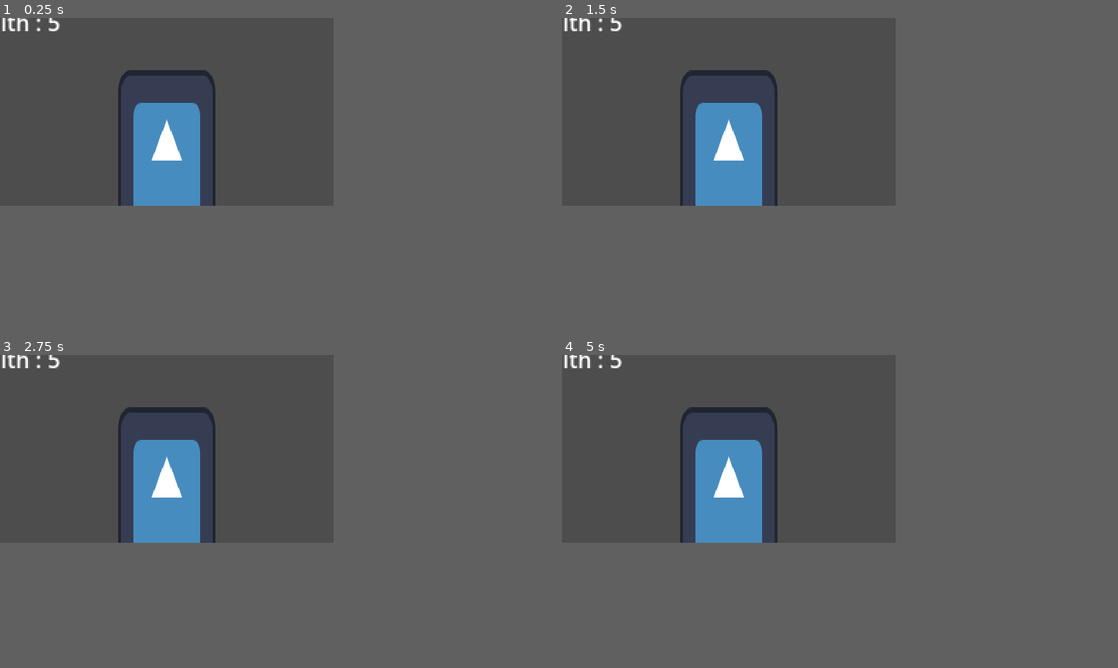
Above: before the commit, frames 1-4 (two rows, left to right).
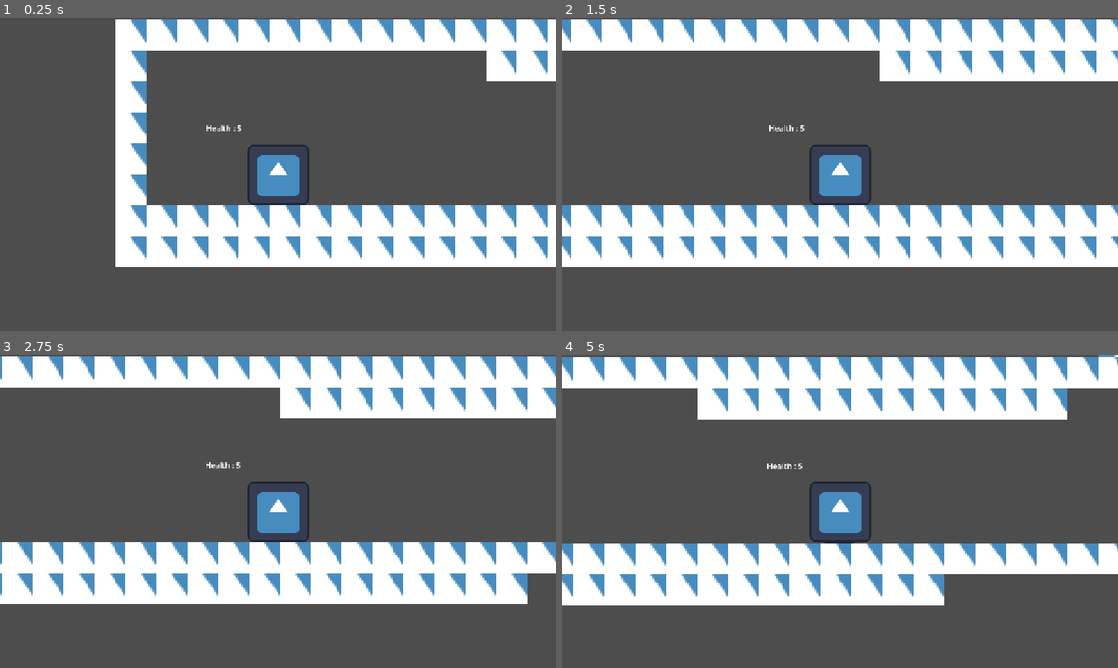
Above: after the commit, the same moments.

Repository: Approxamatrix/Ug-gamejam-summer-2025
Game: Godot game, scene res://Scenes/Levels/test.tscn
Same seed, same stepped clock (60 frames per second), same inputs: the game is played once before the commit and once after it. The engine's default icon, where the game draws it, is replaced by a stand-in: a white triangle on a blue panel in a dark square.
Inputs:
- Up to frame 1 (0.25 s): no input
- Up to frame 2 (1.5 s): tap Enter at 0.5 s; hold Shift (Dash) 0.53-1.28 s; hold D (MoveRight) from 0.53 s (still down); tap Space (Jump) at 0.77 s; tap / (Shield) at 1.35 s
- Up to frame 3 (2.75 s): tap Space (Jump) at 1.52 s; release D (MoveRight) at 2.03 s; hold A (MoveLeft) from 2.03 s (still down); tap , (Shoot) at 2.1 s
- Up to frame 4 (5 s): release A (MoveLeft) at 2.78 s; hold D (MoveRight) 2.78-4.28 s; tap Shift (Dash) at 2.85 s; tap Space (Jump) at 3.02, 3.77, 4.52 s; tap / (Shield) at 3.6 s; hold A (MoveLeft) from 4.28 s (still down); tap , (Shoot) at 4.35 s
The window is 480x270 before the commit and 800x450 after it. Grey fills any space a smaller window leaves; there, only what the larger window draws over its background counts as a difference.

The runs differ from the first frame. In frame 1, 32% of the frame differs, in the area x 0-100%, y 0-80%; in frame 2, 40%; in frame 3, 40%; in frame 4, 39%.

Commit message:
fixed the player's jittering issue

Diff:
--- /dev/null
+++ b/Scenes/Entities/FakePlayer.tscn
@@ -0,0 +1,8 @@
+[gd_scene load_steps=3 format=3 uid="uid://bbh3eqqbdtvwn"]
+
+[ext_resource type="Texture2D" uid="uid://c6uir1mqtm15g" path="res://icon.svg" id="1_17xke"]
+[ext_resource type="Script" uid="uid://3gvuuhy0nnbn" path="res://Scripts/Entities/fake_player.gd" id="2_pj02b"]
+
+[node name="FakePlayer" type="Sprite2D"]
+texture = ExtResource("1_17xke")
+script = ExtResource("2_pj02b")
--- a/Scenes/Entities/Hazards/UnstablePlatform.tscn
+++ b/Scenes/Entities/Hazards/UnstablePlatform.tscn
@@ -8,6 +8,21 @@
 
 [sub_resource type="RectangleShape2D" id="RectangleShape2D_m6dfj"]
 size = Vector2(32, 5)
+
+[sub_resource type="Animation" id="Animation_buwk3"]
+length = 0.001
+tracks/0/type = "value"
+tracks/0/imported = false
+tracks/0/enabled = true
+tracks/0/path = NodePath("Sprite2D:position")
+tracks/0/interp = 1
+tracks/0/loop_wrap = true
+tracks/0/keys = {
+"times": PackedFloat32Array(0),
+"transitions": PackedFloat32Array(1),
+"update": 0,
+"values": [Vector2(0, -1)]
+}
 
 [sub_resource type="Animation" id="Animation_m6dfj"]
 resource_name = "Shake"
@@ -24,21 +39,6 @@
 "transitions": PackedFloat32Array(1, 1, 1),
 "update": 0,
 "values": [Vector2(0, -1), Vector2(0, -0.55), Vector2(0, -1)]
-}
-
-[sub_resource type="Animation" id="Animation_buwk3"]
-length = 0.001
-tracks/0/type = "value"
-tracks/0/imported = false
-tracks/0/enabled = true
-tracks/0/path = NodePath("Sprite2D:position")
-tracks/0/interp = 1
-tracks/0/loop_wrap = true
-tracks/0/keys = {
-"times": PackedFloat32Array(0),
-"transitions": PackedFloat32Array(1),
-"update": 0,
-"values": [Vector2(0, -1)]
 }
 
 [sub_resource type="AnimationLibrary" id="AnimationLibrary_buwk3"]
--- a/Scenes/Levels/test.tscn
+++ b/Scenes/Levels/test.tscn
@@ -6,6 +6,7 @@
 [ext_resource type="PackedScene" uid="uid://ct6gyng3jmsu0" path="res://Scenes/Entities/Enemies/Ranger.tscn" id="3_q1p36"]
 [ext_resource type="PackedScene" uid="uid://c8lwg6ih7a2e" path="res://Scenes/Entities/Hazards/UnstablePlatform.tscn" id="4_pgtsq"]
 [ext_resource type="Texture2D" uid="uid://06q2ne2h4ai0" path="res://Sprites/Tiles/Intro/Foreground/FloatingPlatform.png" id="4_x0mv3"]
+[ext_resource type="Script" uid="uid://3gvuuhy0nnbn" path="res://Scripts/Entities/fake_player.gd" id="7_xdu2t"]
 
 [sub_resource type="RectangleShape2D" id="RectangleShape2D_cmgem"]
 size = Vector2(2349, 128)
@@ -194,5 +195,17 @@
 [node name="Ranger6" parent="." instance=ExtResource("3_q1p36")]
 position = Vector2(1647, -1225)
 
-[node name="Player" parent="." instance=ExtResource("2_4te2q")]
+[node name="Player" parent="." node_paths=PackedStringArray("Camera") instance=ExtResource("2_4te2q")]
 position = Vector2(-648, 9)
+Camera = NodePath("../FakePlayer/Camera2D")
+CameraoffsetY = -50
+
+[node name="FakePlayer" type="Sprite2D" parent="." node_paths=PackedStringArray("player")]
+physics_interpolation_mode = 1
+texture = ExtResource("1_cmgem")
+script = ExtResource("7_xdu2t")
+player = NodePath("../Player")
+metadata/_custom_type_script = "uid://3gvuuhy0nnbn"
+
+[node name="Camera2D" type="Camera2D" parent="FakePlayer"]
+process_callback = 0
--- a/Scenes/Player.tscn
+++ b/Scenes/Player.tscn
@@ -7,6 +7,7 @@
 size = Vector2(70, 125)
 
 [node name="Player" type="CharacterBody2D" node_paths=PackedStringArray("jumptimer", "dashtimer", "shieldtimer", "stuntimer", "healthlabel") groups=["Player"]]
+physics_interpolation_mode = 1
 collision_layer = 2
 collision_mask = 3
 script = ExtResource("1_88kja")
@@ -21,6 +22,7 @@
 stuntimer = NodePath("StunTimer")
 bulletlimit = 3
 healthlabel = NodePath("Control/Label")
+CameraoffsetY = 20
 
 [node name="Sprite2D" type="Sprite2D" parent="."]
 position = Vector2(0, 1)
@@ -30,10 +32,6 @@
 [node name="CollisionShape2D" type="CollisionShape2D" parent="."]
 position = Vector2(0, 0.5)
 shape = SubResource("RectangleShape2D_gbyq6")
-
-[node name="Camera2D" type="Camera2D" parent="."]
-position = Vector2(0, -32)
-zoom = Vector2(2, 2)
 
 [node name="JumpTimer" type="Timer" parent="."]
 wait_time = 0.7
--- /dev/null
+++ b/Scripts/Entities/fake_player.gd
@@ -0,0 +1,10 @@
+extends Sprite2D
+class_name FakePlayer
+
+@export var player : CharacterBody2D
+
+func _physics_process(delta: float) -> void:
+
+	position = lerp(position,player.global_position,0.8)
+
+	pass
--- a/Scripts/Player.gd
+++ b/Scripts/Player.gd
@@ -39,6 +39,10 @@
 var bulletcount = 0
 
 var shieldactive : bool
+
+@export var Camera : Camera2D
+@export var CameraoffsetY : int
+
 
 
 func _ready() -> void:
@@ -222,6 +226,10 @@
 
 			velocity.x = inputvector.x * walkspeed
 
+
+			#velocity.x = lerpf(velocity.x,inputvector.x * (walkspeed* 4),0.1)
+
+
 			if inputvector.x == 0 or dashtimer.is_stopped():
 				state = PlayerState.Idle
 
@@ -242,7 +250,7 @@
 			velocity = Vector2.ZERO
 
 
-			$StunTimer
+
 
 
 		PlayerState.Stun:
@@ -405,8 +413,43 @@
 	pass
 
 
+func Cameramanager():
+
+	Camera.position.x = position.x
+
+	if is_on_floor():
+		Camera.position.y = lerp(Camera.position.y,position.y + CameraoffsetY,0.025)
+
+	if !is_on_floor():
+
+		var distancefromplyr
+		distancefromplyr = abs(position.y - Camera.position.y)
+
+		if distancefromplyr >= 50:
+			Camera.position.y = lerp(Camera.position.y,position.y + CameraoffsetY,0.025)
+
+
+
+
+
+
+
+		pass
+
+
+
+	pass
+
+
+
 func _physics_process(delta: float):
 
+	if Camera != null:
+		#Cameramanager()
+		pass
+
+	else:
+		print("Error ! Player has no assigned camera !!")
 
 	healthlabel.text = "Health : " + str(health)
 
--- a/project.godot
+++ b/project.godot
@@ -21,8 +21,7 @@
 
 [display]
 
-window/size/viewport_width=480
-window/size/viewport_height=270
+window/stretch/mode="canvas_items"
 
 [input]
 
@@ -80,6 +79,10 @@
 2d_physics/layer_2="Player"
 2d_physics/layer_3="Enemy"
 
+[physics]
+
+common/physics_interpolation=true
+
 [rendering]
 
 textures/canvas_textures/default_texture_filter=0
Not shown: 1 places in Scenes/Levels/test.tscn that only renumber resources
Not shown, added: Scripts/Entities/fake_player.gd.uid
